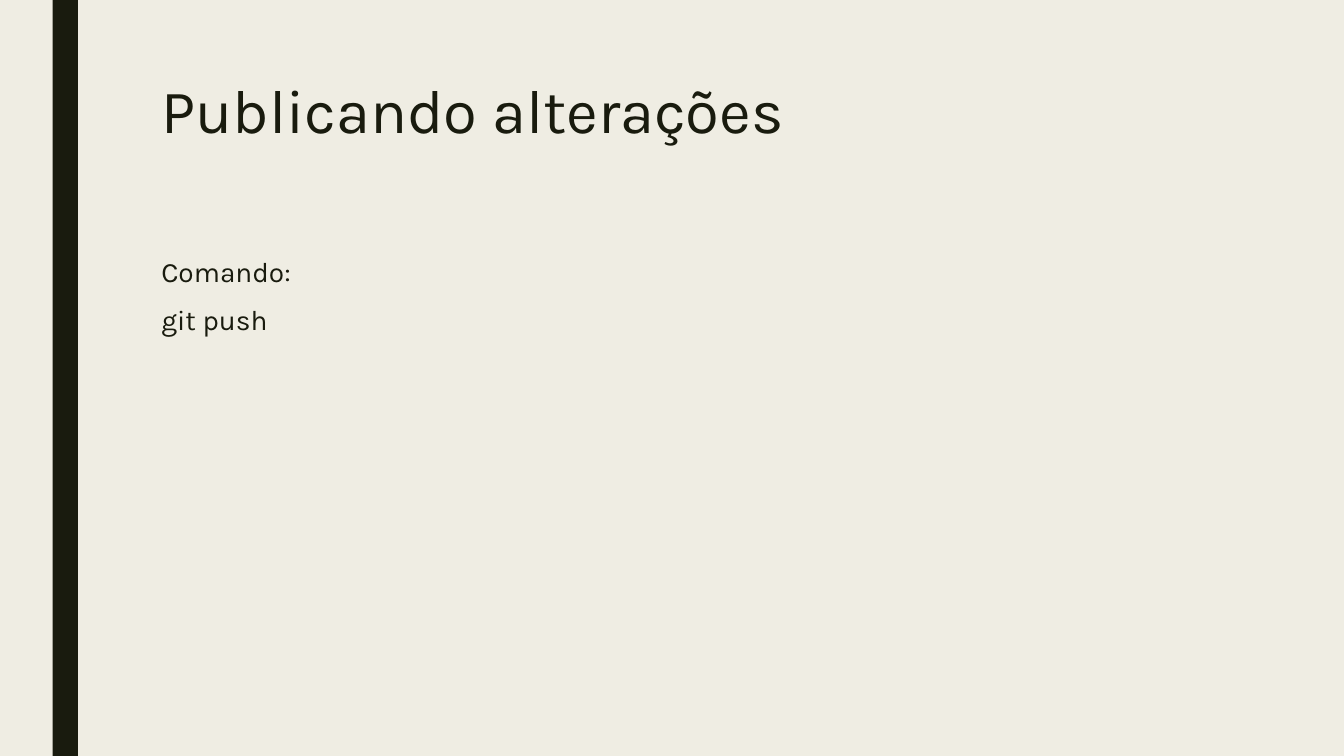
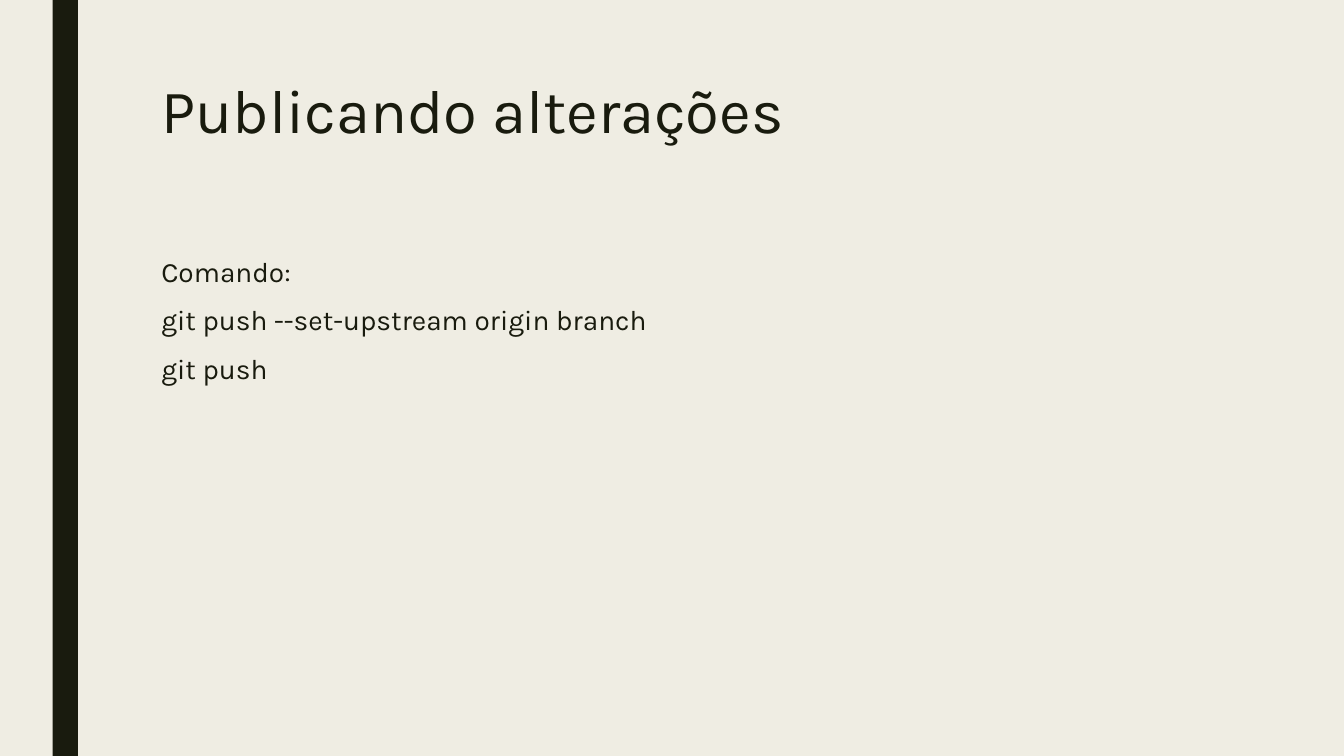
Before and after one commit to BrunoRodriguesUFS/HelloWorld, a slide deck: slide 9 of slides-git/Git.pptx. Drawn at 1344x756 pixels with LibreOffice and Linux fonts; fonts in the diff are those of the drawing. Boxes give left, top, right and bottom in pixels: in the first picture for what was removed or moved away, otherwise in the second. Text is boxed around its words. In the diff, an @@ line names an element or a change of style, - is before the commit and + after.

Commit message:
alteração nos slides

```diff
--- a/slides-git/Git.pptx
+++ b/slides-git/Git.pptx
@@ text at [161, 311, 646, 337]: paragraph added @@
+git push --set-upstream origin branch
```
Also in this commit, not shown: 1 other file.
